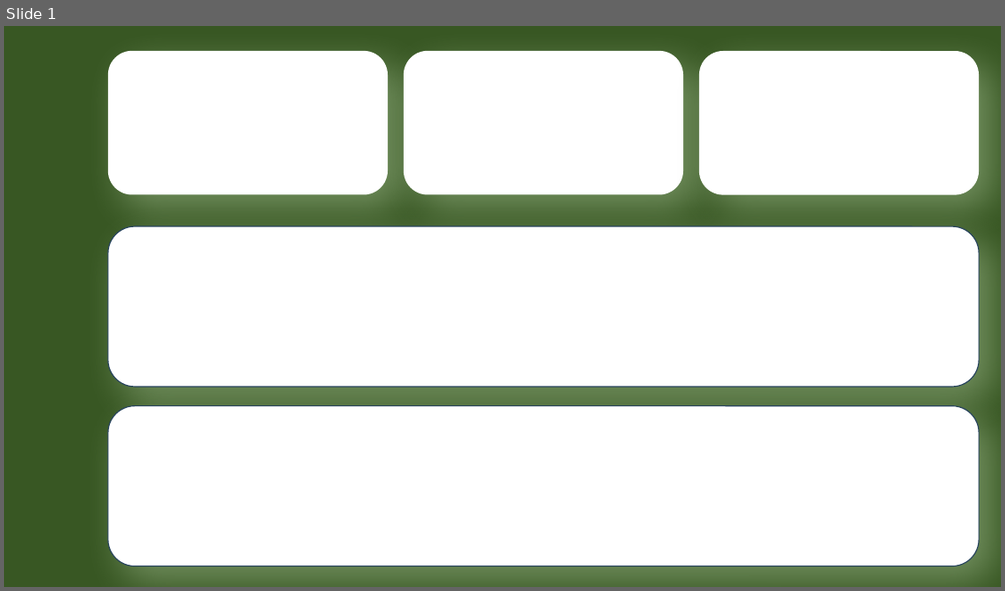
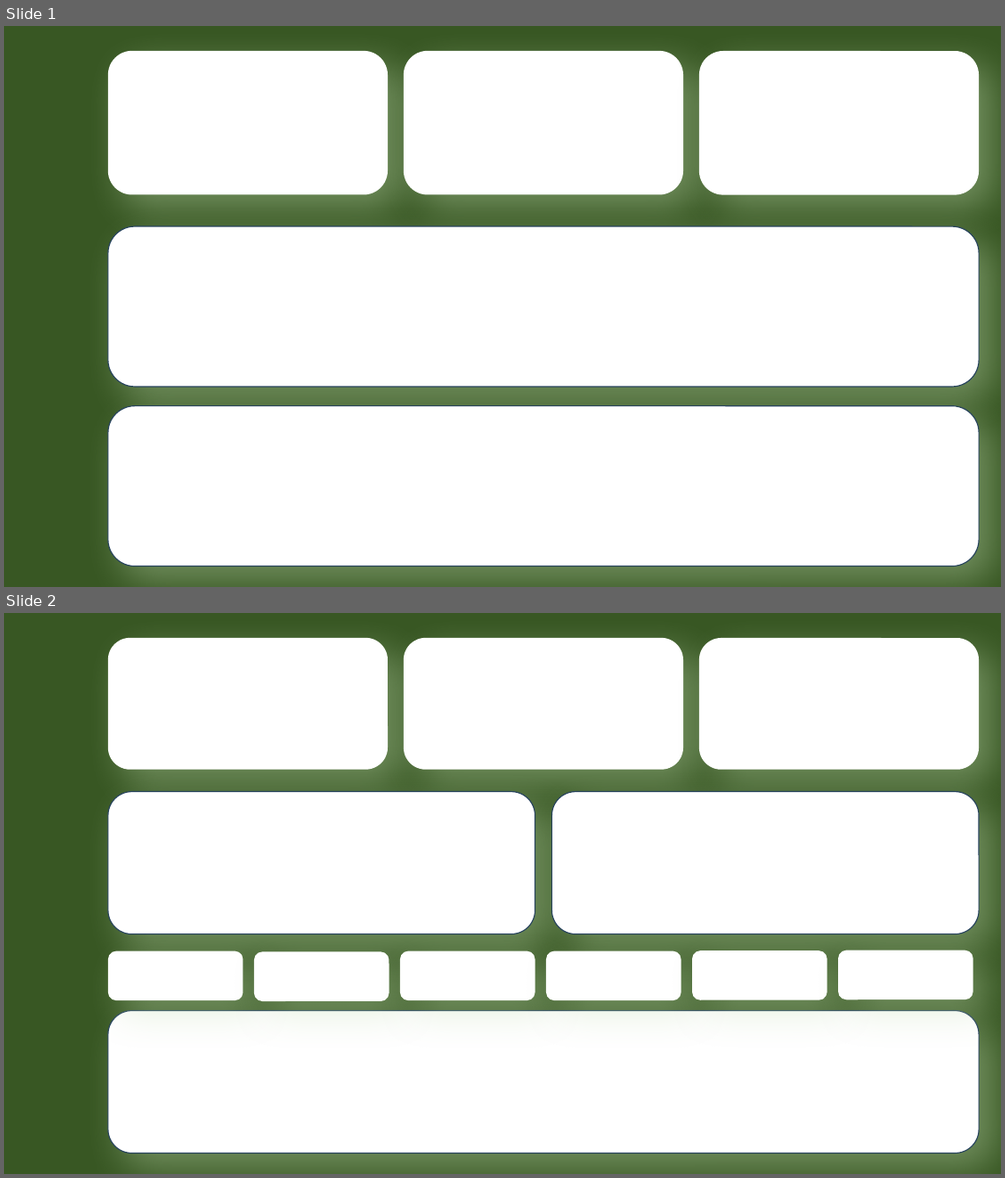
Before and after one commit to karelminarcik/acr_analysis_2005-2023, a slide deck: Presentation2(1).pptx. Shown one above the other, each under a label of ours: slide 1 before the commit, slides 1 and 2 after it. The pictures are 1005x591 and 1005x1178 pixels, drawn with LibreOffice and Linux fonts; fonts in the diff are those of the drawing. Boxes give left, top, right and bottom in pixels: in the first picture for what was removed or moved away, otherwise in the second. Text is boxed around its words. In the diff, an @@ line names an element or a change of style, - is before the commit and + after.

```diff
--- a/Presentation2(1).pptx
+++ b/Presentation2(1).pptx
@@ slide 2 added at [4,613,1001,1174], background #385723 @@
@@ rounded rectangle added at [108,638,388,770], fill #FFFFFF @@
@@ rounded rectangle added at [404,638,683,770], fill #FFFFFF @@
@@ rounded rectangle added at [699,638,979,770], fill #FFFFFF @@
@@ rounded rectangle added at [108,792,535,933], fill #FFFFFF, outline #28445D 1 pt @@
@@ rounded rectangle added at [552,792,979,933], fill #FFFFFF, outline #28445D 1 pt @@
@@ rounded rectangle added at [108,951,243,1000], fill #FFFFFF @@
@@ rounded rectangle added at [254,952,388,1001], fill #FFFFFF @@
@@ rounded rectangle added at [400,951,535,1000], fill #FFFFFF @@
@@ rounded rectangle added at [546,951,680,1000], fill #FFFFFF @@
@@ rounded rectangle added at [692,950,826,999], fill #FFFFFF @@
@@ rounded rectangle added at [839,950,973,999], fill #FFFFFF @@
@@ rounded rectangle added at [108,1011,979,1153], fill #FFFFFF, outline #28445D 1 pt @@
```
Also in this commit, not shown: 1 slide removed, 3 other files.
